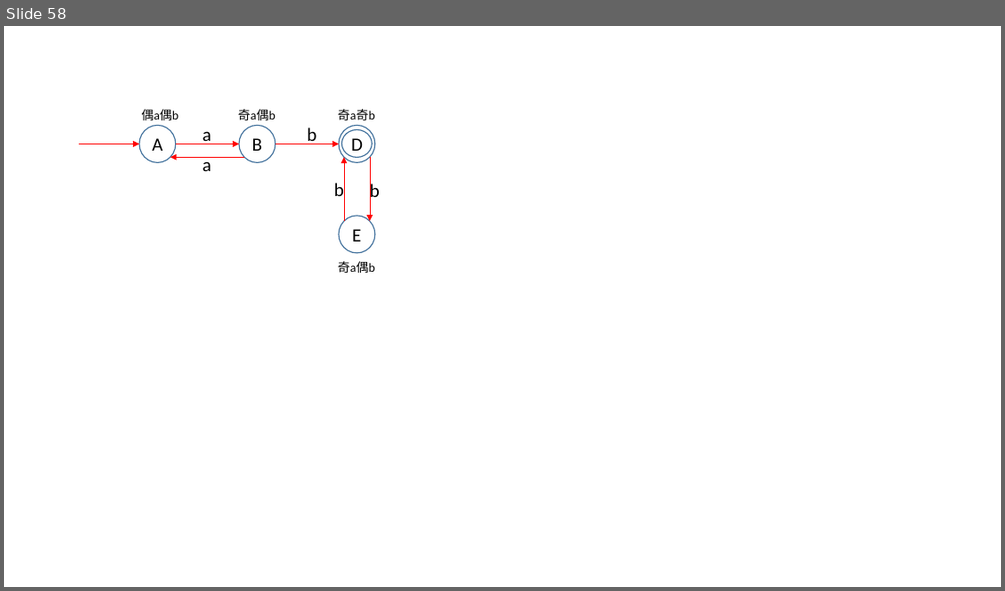
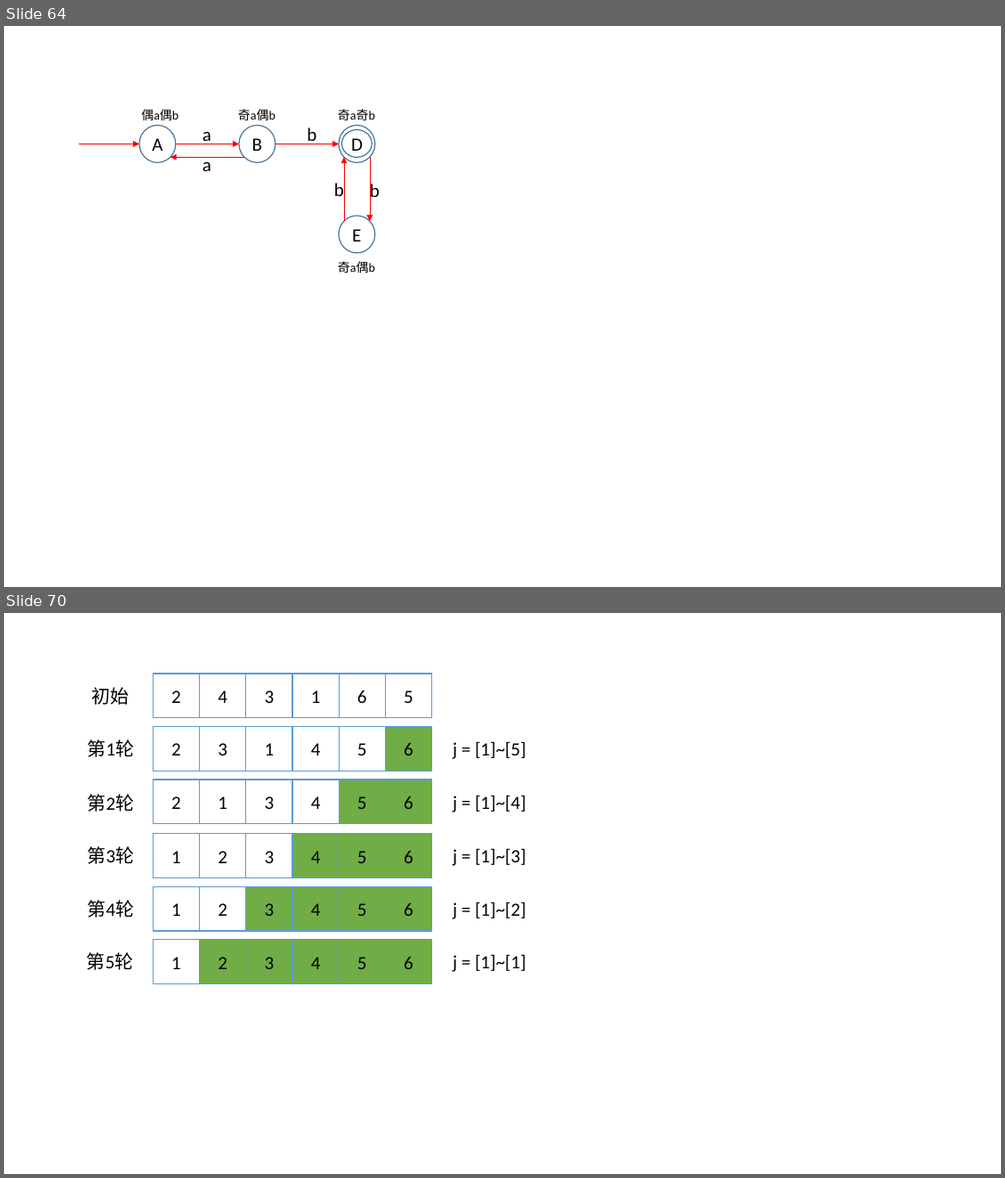
Before and after one commit to Waynefn/cpp_ds_algo, a slide deck: ppt.pptx. Shown one above the other, each under a label of ours: slide 58 before the commit, slides 64 and 70 after it; the slides between them are not shown. The pictures are 1005x591 and 1005x1178 pixels, drawn with LibreOffice and Linux fonts; fonts in the diff are those of the drawing. Boxes give left, top, right and bottom in pixels: in the first picture for what was removed or moved away, otherwise in the second. Text is boxed around its words. In the diff, an @@ line names an element or a change of style, - is before the commit and + after.

```diff
--- a/ppt.pptx
+++ b/ppt.pptx
@@ slide 70 added at box(4, 613, 1001, 1174), background #FFFFFF @@
@@ text added at box(91, 687, 129, 705), 18 pt, text #000000 @@
+初始
@@ group added at box(153, 674, 432, 718): 6 rectangles @@
+2
+4
+3
+1
+6
+5
@@ text added at box(88, 739, 135, 757), 18 pt, text #000000 @@
+第1轮
@@ group added at box(153, 727, 432, 771): 6 rectangles @@
+2
+3
+1
+4
+5
+6
@@ text added at box(453, 741, 526, 759), 18 pt, text #000000 @@
+j = [1]~[5]
@@ text added at box(88, 794, 135, 811), 18 pt, text #000000 @@
+第2轮
@@ group added at box(153, 779, 432, 824): 6 rectangles @@
+2
+1
+3
+4
+5
+6
@@ text added at box(453, 795, 526, 812), 18 pt, text #000000 @@
+j = [1]~[4]
@@ text added at box(88, 846, 135, 864), 18 pt, text #000000 @@
+第3轮
@@ group added at box(153, 834, 432, 877): 6 rectangles @@
+1
+2
+3
+4
+5
+6
@@ text added at box(453, 848, 526, 866), 18 pt, text #000000 @@
+j = [1]~[3]
@@ text added at box(88, 900, 135, 917), 18 pt, text #000000 @@
+第4轮
@@ group added at box(153, 887, 432, 931): 6 rectangles @@
+1
+2
+3
+4
+5
+6
@@ text added at box(453, 901, 526, 919), 18 pt, text #000000 @@
+j = [1]~[2]
@@ text added at box(87, 952, 134, 970), 18 pt, text #000000 @@
+第5轮
@@ group added at box(153, 940, 432, 984): 6 rectangles @@
+1
+2
+3
+4
+5
+6
@@ text added at box(453, 954, 526, 972), 18 pt, text #000000 @@
+j = [1]~[1]
@@ what was slide 58 is now slide 64 @@
```
Also in this commit, not shown: 5 slides changed, 27 other slides added, 11 other files.
